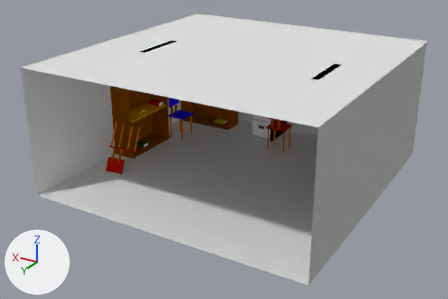
Two versions of the Blender file room world/scenes/RW4.blend, one commit apart.
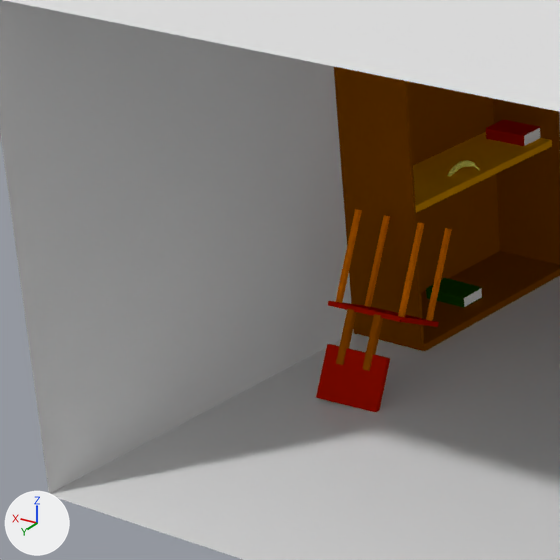
Each version is shown whole from a 50 mm lens placed at (-17.72, 31.36, 17.1), pointed at (0.4, 1.16, 2.0), then close up on the part from 6% to 38% of the width and 23% to 71% of the height. Every picture has the same lights, and +X, +Y and +Z are marked at lower left.

Script lines for the objects in view, before the commit:
```python
me_chair1_pt000_001 = bpy.data.meshes.new('chair1_pt000.001')
me_chair1_pt000_001.from_pydata(...)  # a box spanning x -0.673..0.673, y -0.686..0.686, z -0.041..0.041
me_chair1_pt000_001.materials.append(mat_material_016)  # red #bc1600
me_cube_018 = bpy.data.meshes.new('Cube.018')
me_cube_018.from_pydata([(-0.271, -0.43, -0.097), (-0.271, -0.43, 0.097), (-0.271, 0.43, -0.097), (-0.271, 0.43, 0.097), (0.271, -0.43, -0.097), (0.271, -0.43, 0.097), (0.271, 0.43, -0.097), (0.271, 0.43, 0.097)], [], [(1, 3, 2, 0), (0, 2, 6, 4), (5, 7, 3, 1)])
me_cube_018.materials.append(mat_material_022)  # dark green #225500
me_obj001_pt001_001 = bpy.data.meshes.new('obj001_pt001.001')
me_obj001_pt001_001.from_pydata(...)  # a box spanning x -1.0..1.0, y -1.0..1.0, z -1.0..1.0
me_obj001_pt001_001.materials.append(mat_material_053)  # orange #e77900
ob_chair1_pt002_001 = bpy.data.objects.new('chair1_pt002.001', me_obj001_pt001_001)
ob_chair1_pt002_001.parent = ob_red_chair_1
ob_chair1_pt002_001.matrix_parent_inverse = Matrix(((1.0, 0.0, 0.0, -1.749), (0.0, 1.0, 0.0, 4.653), (0.0, 0.0, 1.0, -1.622), (0.0, 0.0, 0.0, 1.0)))
ob_chair1_pt002_001.location = (1.26, -4.062, 0.804)
ob_chair1_pt002_001.scale = (0.0501, 0.0355, 0.793)
ob_green_book_1 = bpy.data.objects.new('Green Book 1', me_cube_018)
ob_green_book_1.location = (8.04, -0.26, 0.24)
ob_green_book_1.rotation_euler = (3.146, -0.034, -1.58)  # degrees (180, -1.9, -91)
ob_red_chair_1 = bpy.data.objects.new('Red Chair 1', me_chair1_pt000_001)
ob_red_chair_1.location = (7.08, 2.8, 1.16)
ob_red_chair_1.rotation_euler = (0.0588, 2.697, 1.745)  # degrees (3.4, 155, 100)
# also in view: 'bookshelf1_pt005.002' at (7.98, 1.64, 3.31); 'Floor' at (0.04, 0.06, -0.01); 'Bookshelf 3' at (8.75, -0.46, 3.34); 'West Wall' at (8.81, 0.02, 3.91); 'Red Book 1' at (8.06, -2.23, 2.68)
```
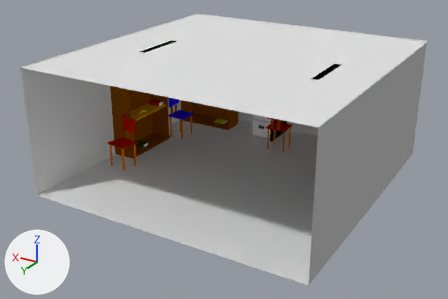
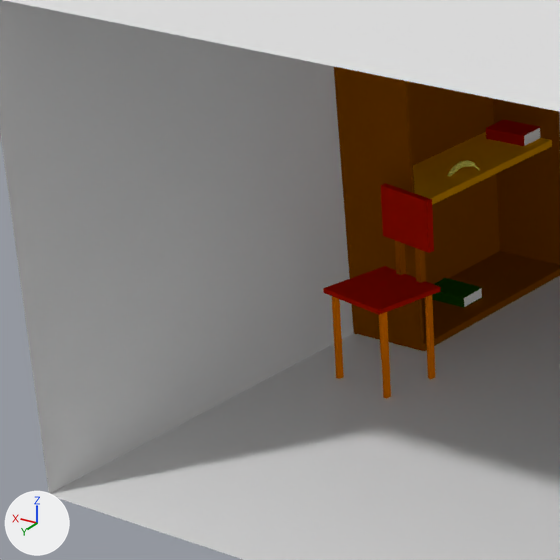
What differs and where, as boxes [x1, y1, x2, y2] in the close-ups (560 x 560 px):
```json
{"object": "chair1_pt009.002", "change": "moved, turned", "before": [316, 344, 390, 412], "after": [381, 183, 434, 253]}
{"object": "Red Chair 1", "change": "moved, turned", "before": [328, 301, 439, 327], "after": [323, 266, 441, 315]}
{"object": "chair1_pt001.002", "change": "moved, turned", "before": [426, 228, 452, 321], "after": [380, 312, 391, 399]}
{"object": "chair1_pt002.001", "change": "moved, turned", "before": [398, 222, 424, 317], "after": [425, 295, 435, 379]}
{"object": "chair1_pt003.002", "change": "moved, turned", "before": [365, 215, 390, 307], "after": [332, 296, 344, 379]}
{"object": "chair1_pt008.002", "change": "moved, turned", "before": [363, 314, 383, 371], "after": [415, 248, 426, 283]}
{"object": "chair1_pt007.002", "change": "moved, turned", "before": [336, 309, 357, 365], "after": [395, 241, 406, 275]}
{"object": "chair1_pt004.002", "change": "moved, turned", "before": [336, 209, 362, 303], "after": [379, 315, 382, 360]}
```

The change, as JSON lines over the scene's bpy script:
```json
{"op": "set", "path": "ob_red_chair_1.location", "old": "(7.08, 2.8, 1.16)", "new": "(7.08, 2.8, 1.59)"}
{"op": "set", "path": "ob_red_chair_1.rotation_euler", "old": "(0.0588, 2.697, 1.745)", "new": "(3.127, 3.157, 4.556)", "note": "degrees (3.4, 155, 100) -> degrees (179, 181, 261)"}
```
